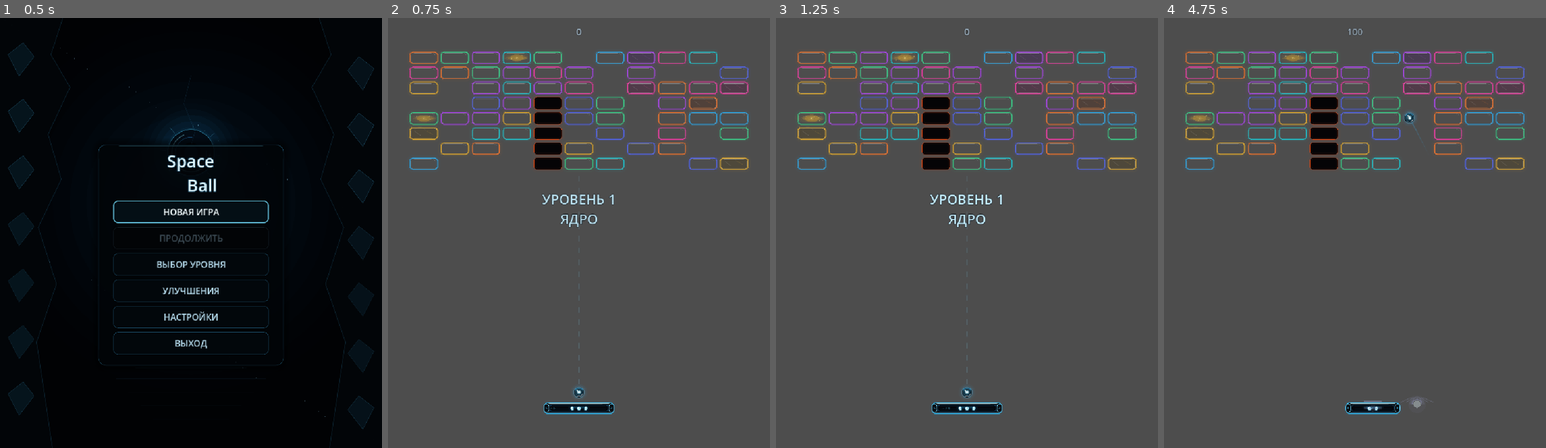
Above: before the commit, frames 1-4 (left to right).
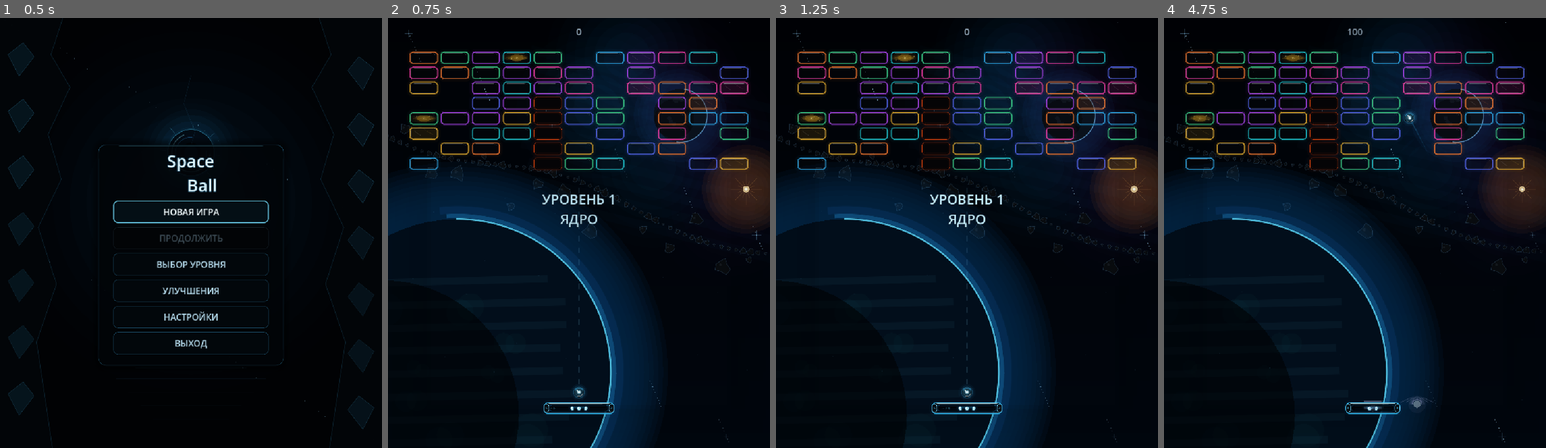
Above: after the commit, the same moments.

Repository: Ardarik421/arkanoid
Game: Godot game, scene res://scenes/main_menu.tscn
Two runs of this game, one before a commit and one after it. Both use one fixed random seed, a clock stepped at 60 frames per second and the inputs below. Sound files missing from this copy of the repository are replaced by a short silence.
Inputs (mouse positions are in pixels of both pictures, inside the frame that each line leads up to):
- Up to frame 1 (0.5 s): no input
- Up to frame 2 (0.75 s): click "НОВАЯ ИГРА" at 0.5 s
- Up to frame 3 (1.25 s): no input
- Up to frame 4 (4.75 s): tap Enter at 1.25 s; move the mouse to (1439, 211) at 1.27 s; hold D (move_right) 1.28-2.03 s; tap Space (launch_ball) every 0.75 s from 1.35 to 4.35 s; move the mouse to (1278, 254) at 2.02 s; hold A (move_left) 2.03-2.78 s; move the mouse to (1393, 138) at 2.77 s; hold D (move_right) 2.78-4.28 s; move the mouse to (1335, 319) at 3.52 s; move the mouse to (1469, 297) at 4.27 s; hold A (move_left) from 4.28 s (still down)

Frame 1 is identical in both runs. In frame 2, 96% of the frame differs, in the area x 0-100%, y 0-100%; in frame 3, 96%; in frame 4, 97%.
Error before the commit: Parse Error: Identifier "PlanetSpaceBackground" not declared in the current scope. (res://scenes/chapter_background.gd:45)

Commit message:
Preload planet background renderer

Diff:
--- a/scenes/chapter_background.gd
+++ b/scenes/chapter_background.gd
@@ -1,4 +1,6 @@
 extends Node2D
+
+const PlanetSpaceBackground = preload("res://scenes/planet_space_background.gd")
 
 var displayed_level: int = -1
 var animation_time: float = 0.0
